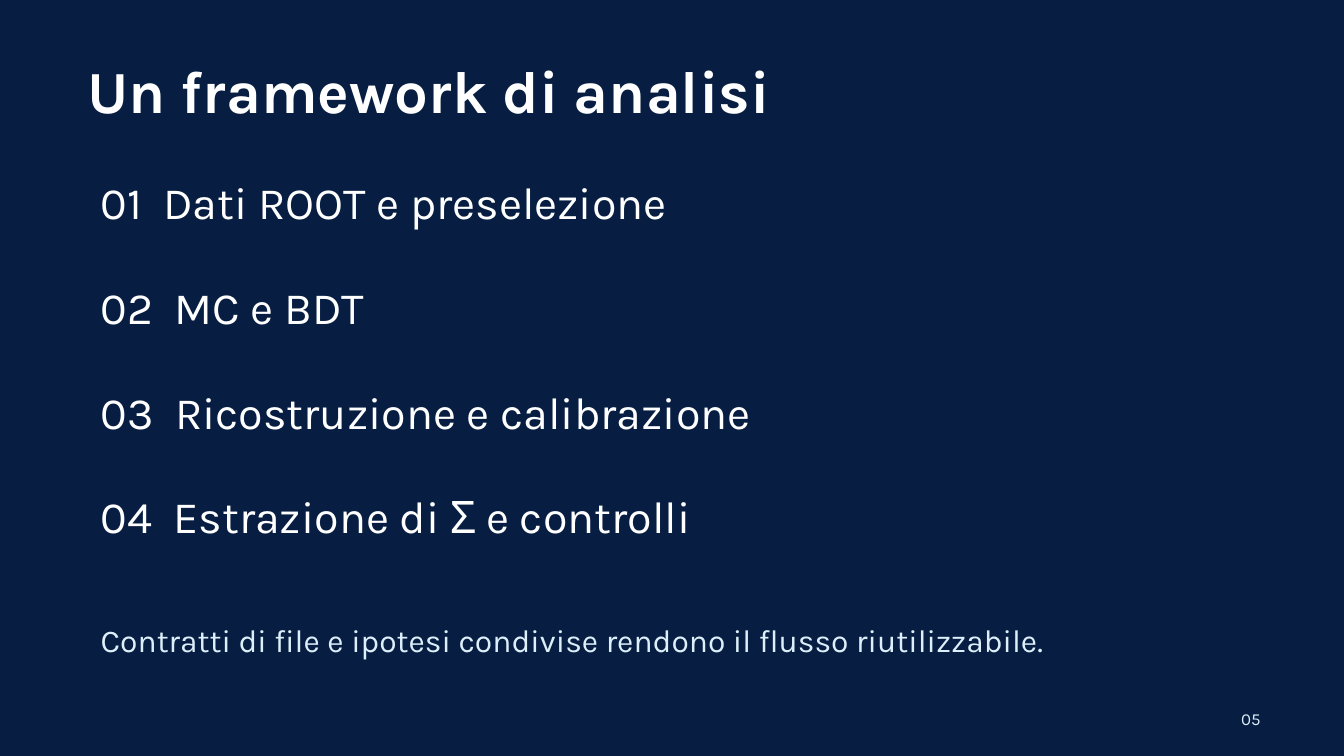
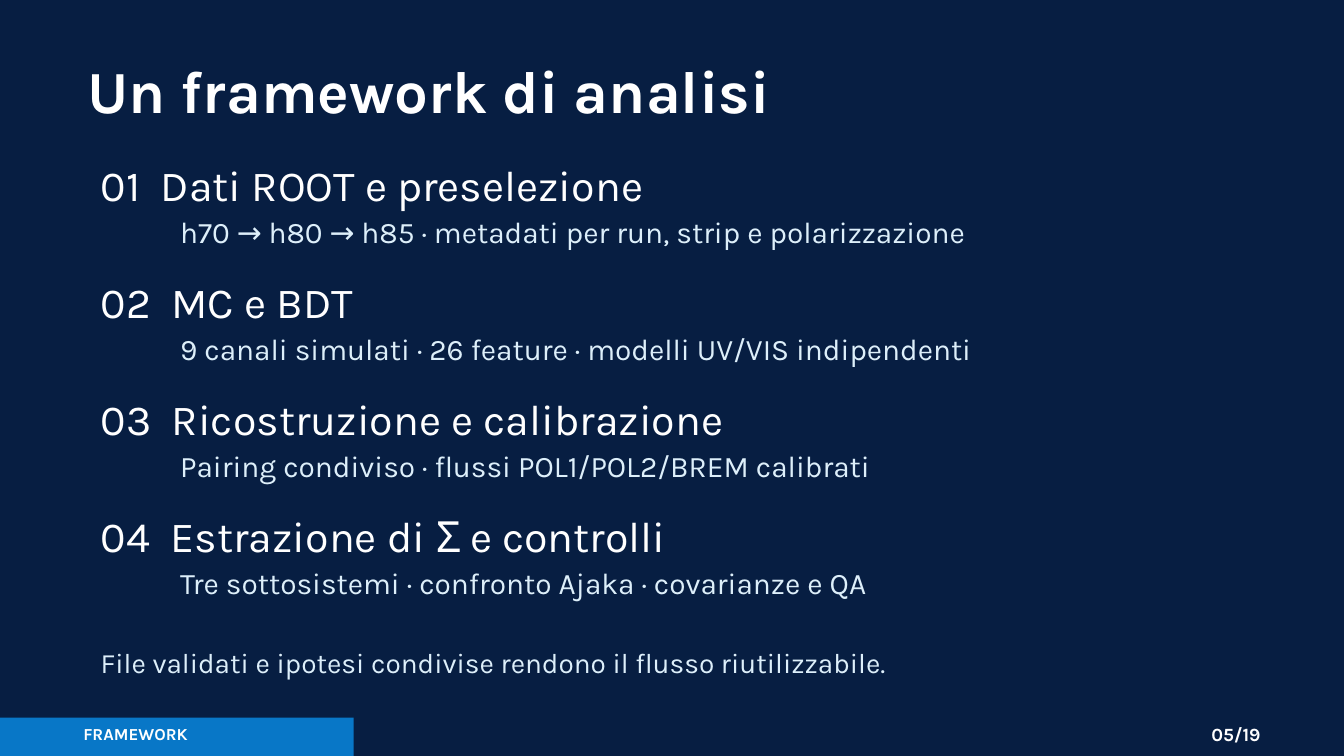
Before and after one commit to AntoninoFulci/GRAAL_Analysis, a slide deck: slide 5 of presentations/graal_analysis_framework_asimmetrie.pptx. Drawn at 1344x756 pixels with LibreOffice and Linux fonts; fonts in the diff are those of the drawing. Boxes give left, top, right and bottom in pixels: in the first picture for what was removed or moved away, otherwise in the second. Text is boxed around its words. In the diff, an @@ line names an element or a change of style, - is before the commit and + after.

Commit message:
docs: refine GRAAL presentation layout

```diff
--- a/presentations/graal_analysis_framework_asimmetrie.pptx
+++ b/presentations/graal_analysis_framework_asimmetrie.pptx
@@ text "01 Dati ROOT e preselezione": place and size @@
-text "01 Dati ROOT e preselezione" at [101,188,666,230]
+text "01 Dati ROOT e preselezione" at [101,171,643,211]
@@ text added at [180,222,965,250], 16 pt, text #DDEFFA @@
+h70 → h80 → h85 · metadati per run, strip e polarizzazione
@@ text added at [180,338,971,367], 16 pt, text #DDEFFA @@
+9 canali simulati · 26 feature · modelli UV/VIS indipendenti
@@ text "03 Ricostruzione e calibrazione": place and size @@
-text "03 Ricostruzione e calibrazione" at [101,398,750,430]
+text "03 Ricostruzione e calibrazione" at [101,405,724,436]
@@ text added at [180,455,870,485], 16 pt, text #DDEFFA @@
+Pairing condiviso · flussi POL1/POL2/BREM calibrati
@@ size 24 to 23 pt in 4 elements at [101,171,643,211], [101,405,724,436], [101,290,352,319], [101,521,665,553] @@
@@ text "04 Estrazione di Σ e ...": place and size @@
-text "04 Estrazione di Σ e ..." at [101,501,691,534]
+text "04 Estrazione di Σ e ..." at [101,521,665,553]
@@ text added at [180,573,867,601], 16 pt, text #DDEFFA @@
+Tre sottosistemi · confronto Ajaka · covarianze e QA
@@ text at [101,653,885,679]: text changed; size 17 to 15 pt @@
-Contratti di file e ipotesi condivise rendono il flusso riutilizzabile.
+File validati e ipotesi condivise rendono il flusso riutilizzabile.
@@ rectangle added at [0,718,353,755], fill #0877C7 @@
@@ text added at [83,729,187,740], 9 pt, text #FFFFFF, bold @@
+FRAMEWORK
@@ text at [1211,727,1260,743]: text changed; size 9 to 10 pt; text colour #DDEFFA to #FFFFFF; bold on @@
-05
+05/19
```
Also in this commit, not shown: 15 other slides changed, 3 slides added, 3 slides removed, 2 other files.
